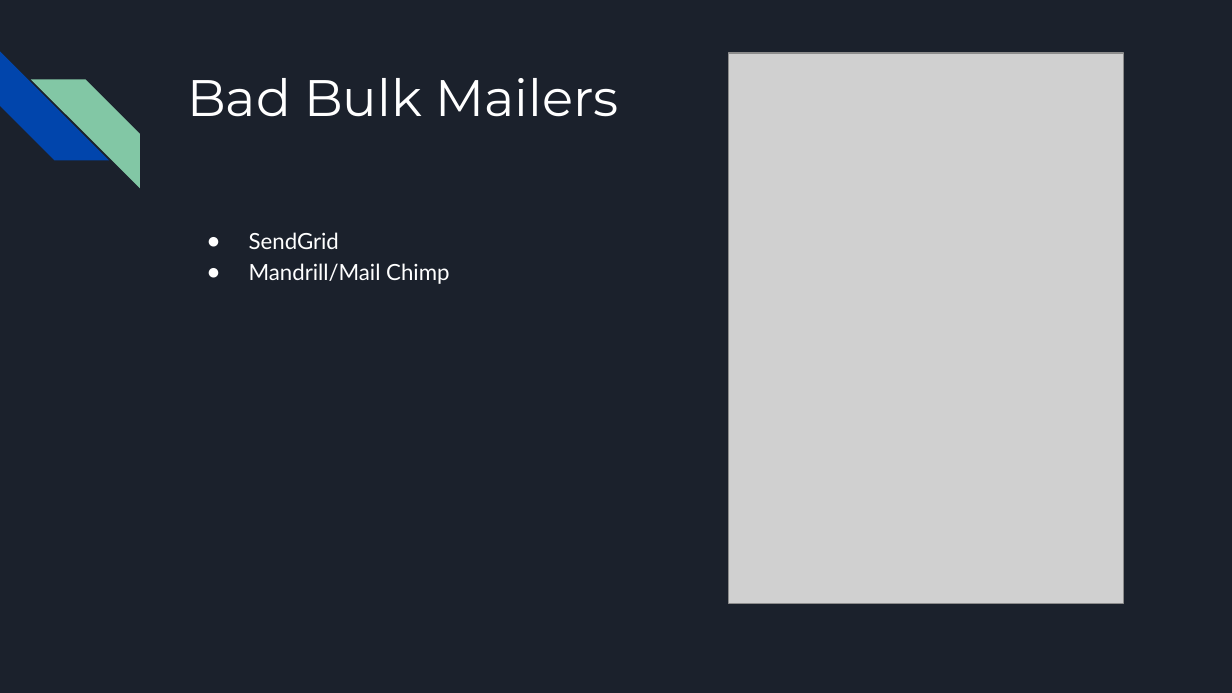
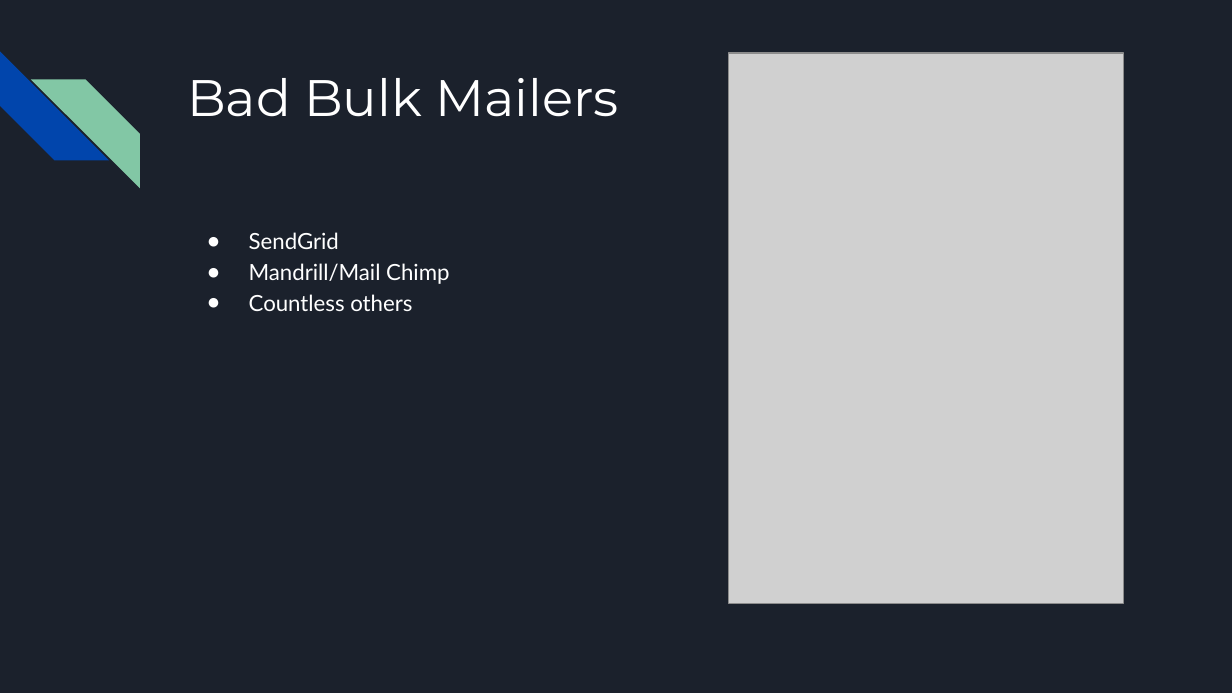
Before and after one commit to wesleykirkland/PowerShell-Email-Security, a slide deck: slide 17 of Presentation/Email Security.pptx (slide 13 before the commit). Drawn at 1232x693 pixels with LibreOffice and Linux fonts; fonts in the diff are those of the drawing; grey boxes stand for pictures. Boxes give left, top, right and bottom in pixels: in the first picture for what was removed or moved away, otherwise in the second. Text is boxed around its words. In the diff, an @@ line names an element or a change of style, - is before the commit and + after.

```diff
--- a/Presentation/Email Security.pptx
+++ b/Presentation/Email Security.pptx
@@ text at (249, 294, 412, 311): paragraph added @@
+● Countless others
```
Also in this commit, not shown: 10 other slides changed, 4 slides added.
